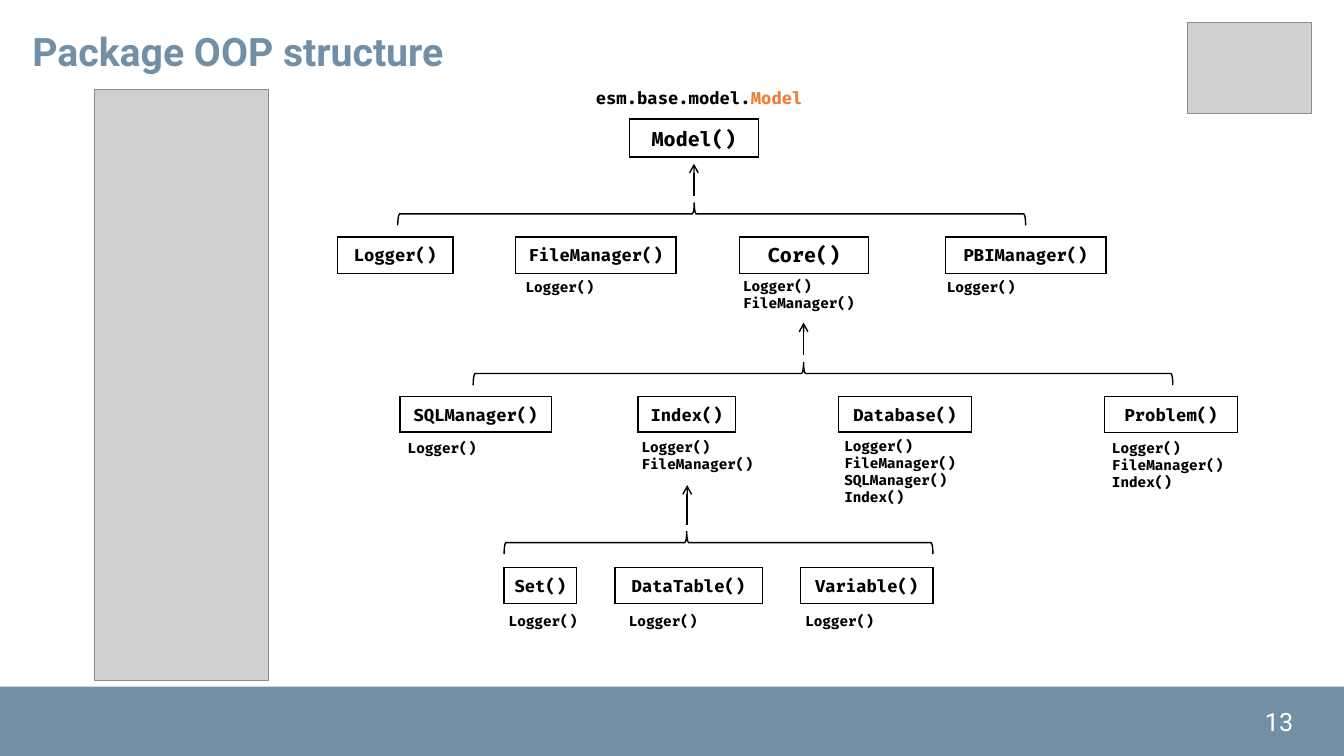
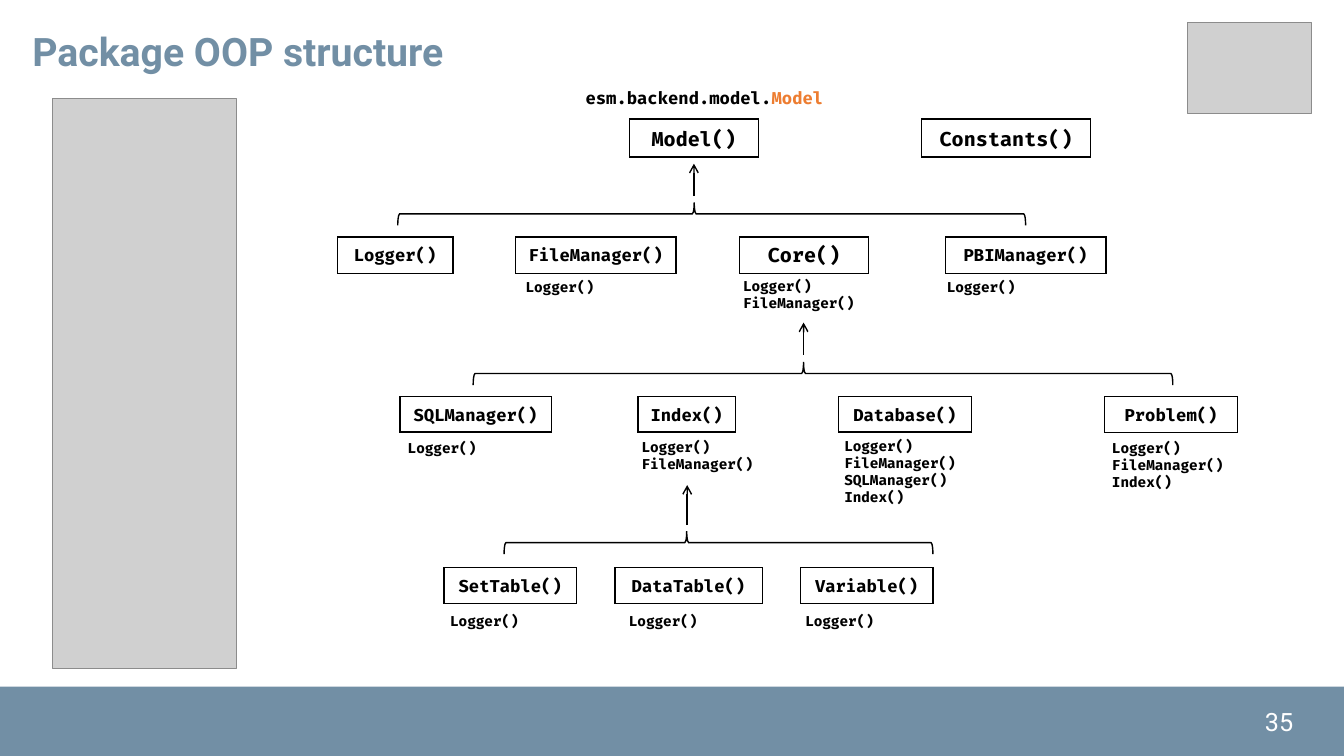
Before and after one commit to pyESM-project/pyesm, a slide deck: slide 35 of doc/pyesm.pptx (slide 13 before the commit). Drawn at 1344x756 pixels with LibreOffice and Linux fonts; fonts in the diff are those of the drawing; grey boxes stand for pictures; background and template pictures are left out. Boxes give left, top, right and bottom in pixels: in the first picture for what was removed or moved away, otherwise in the second. Text is boxed around its words. In the diff, an @@ line names an element or a change of style, - is before the commit and + after.

```diff
--- a/doc/pyesm.pptx
+++ b/doc/pyesm.pptx
@@ picture: place and size @@
-picture at [94, 90, 268, 681]
+picture at [52, 99, 236, 668]
@@ text at [586, 91, 824, 105]: text changed @@
-esm.base.model.Model
+esm.backend.model.Model
@@ rectangle added at [922, 119, 1091, 157], outline #000000 1 pt, 14 pt, text #000000, bold @@
+Constants()
@@ rectangle "SetTable()": place and size @@
-rectangle "SetTable()" at [504, 568, 577, 603]
+rectangle "SetTable()" at [444, 568, 577, 603]
@@ text in rectangle at [459, 579, 562, 595]: text changed @@
-Set()
+SetTable()
@@ text "Logger()": place and size @@
-text "Logger()" at [509, 614, 578, 630]
+text "Logger()" at [450, 614, 519, 630]
@@ page number at [1265, 713, 1293, 731]: text changed @@
-13
+35
```
Also in this commit, not shown: 8 other slides changed, 24 slides added, 5 other files.
